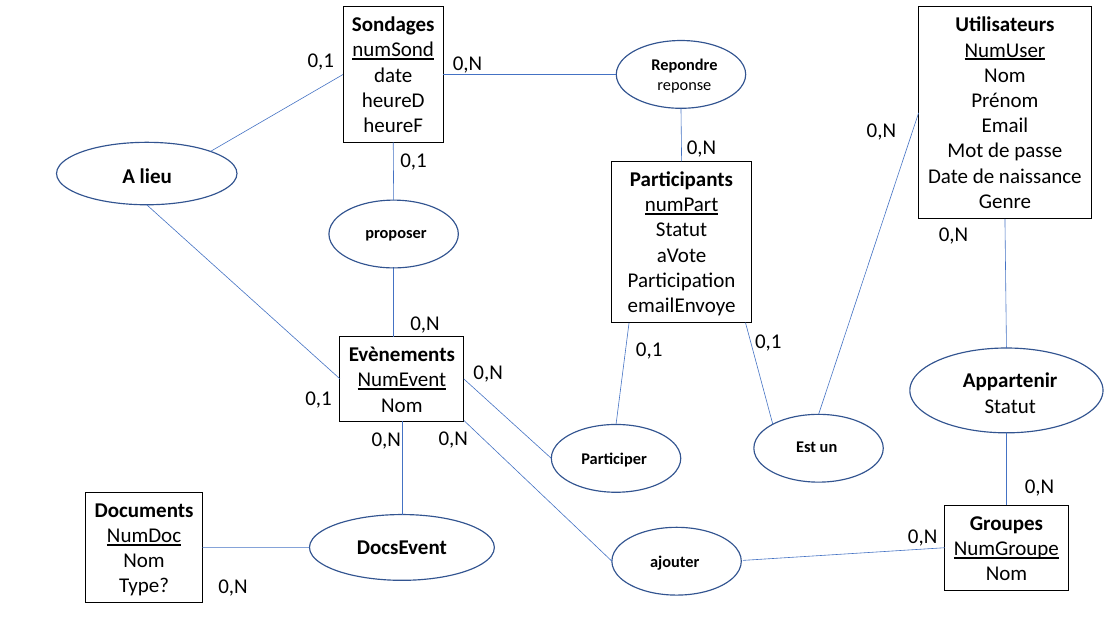
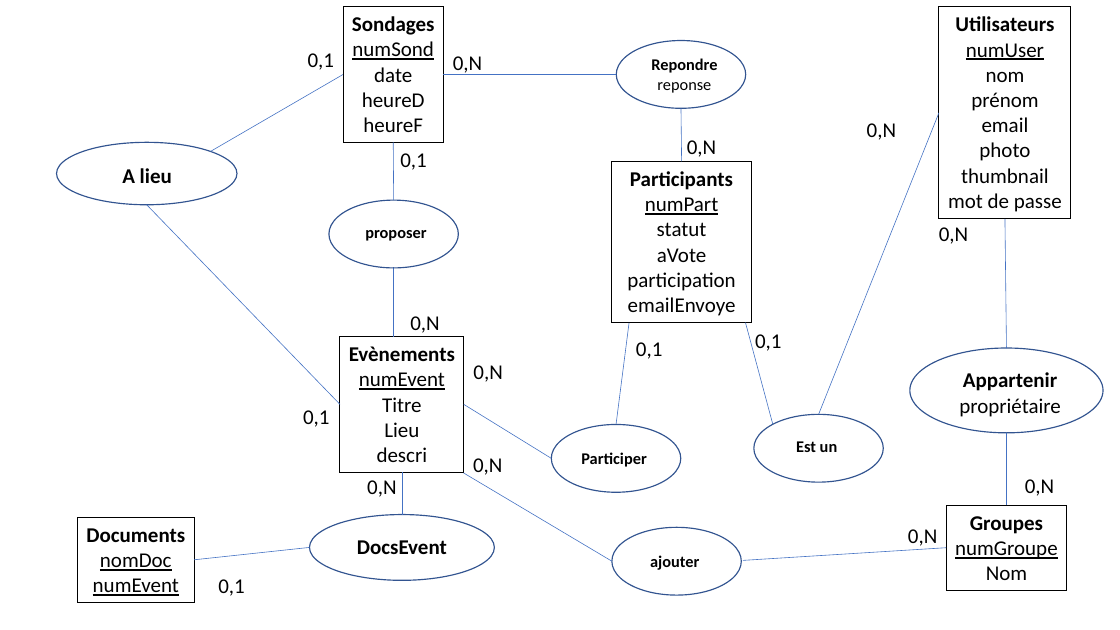
Before and after one commit to remicorne/ProjetPlanificateurEvenements, a slide deck: slide 1 of Documents/base de données.pptx. Drawn at 1120x630 pixels with LibreOffice and Linux fonts; fonts in the diff are those of the drawing. Boxes give left, top, right and bottom in pixels: in the first picture for what was removed or moved away, otherwise in the second. Text is boxed around its words. In the diff, an @@ line names an element or a change of style, - is before the commit and + after.

```diff
--- a/Documents/base de données.pptx
+++ b/Documents/base de données.pptx
@@ rectangle "Utilisateurs": place and size @@
-rectangle "Utilisateurs" at (919,7,1092,218)
+rectangle "Utilisateurs" at (939,7,1071,218)
@@ text in rectangle at (948,43,1062,212): text changed @@
-NumUser
-Nom
-Prénom
-Email
-Mot de passe
-Date de naissance
-Genre
+numUser
+nom
+prénom
+email
+photo
+thumbnail
+mot de passe
@@ line moved from (819, 414) - (919, 113) to (819, 414) - (939, 113) @@
@@ line moved from (147, 205) - (340, 379) to (147, 205) - (340, 404) @@
@@ text in rectangle at (657,222,707,236): text changed @@
-Statut
+statut
@@ text in rectangle at (627,272,735,291): text changed @@
-Participation
+participation
@@ rectangle "Evènements": place and size @@
-rectangle "Evènements" at (340,337,464,422)
+rectangle "Evènements" at (340,337,464,473)
@@ text in rectangle at (359,372,445,462): text changed @@
-NumEvent
-Nom
+numEvent
+Titre
+Lieu
+descri
@@ text "0,1": place and size @@
-text "0,1" at (305,391,331,408)
+text "0,1" at (303,410,329,427)
@@ line moved from (551, 459) - (464, 379) to (551, 459) - (464, 404) @@
@@ text at (959,398,1061,417): text changed @@
-Statut
+propriétaire
@@ text "0,N" rewrapped from (439,431,468,448) to (473,458,502,479) @@
@@ text "0,N": place and size @@
-text "0,N" at (372,432,401,449)
+text "0,N" at (367,480,396,497)
@@ line moved from (402, 422) - (402, 515) to (402, 472) - (402, 515) @@
@@ line moved from (464, 420) - (612, 561) to (464, 473) - (612, 561) @@
@@ rectangle "Documents": place and size @@
-rectangle "Documents" at (86,492,202,602)
+rectangle "Documents" at (77,518,194,602)
@@ text in rectangle at (93,553,179,596): text changed @@
-NumDoc
-Nom
-Type?
+nomDoc
+numEvent
@@ line moved from (202, 548) - (309, 548) to (194, 560) - (309, 548) @@
@@ text in rectangle at (955,541,1058,559): text changed @@
-NumGroupe
+numGroupe
@@ text at (218,579,244,596): text changed @@
-0,N
+0,1
```
Also in this commit, not shown: 2 other files.
